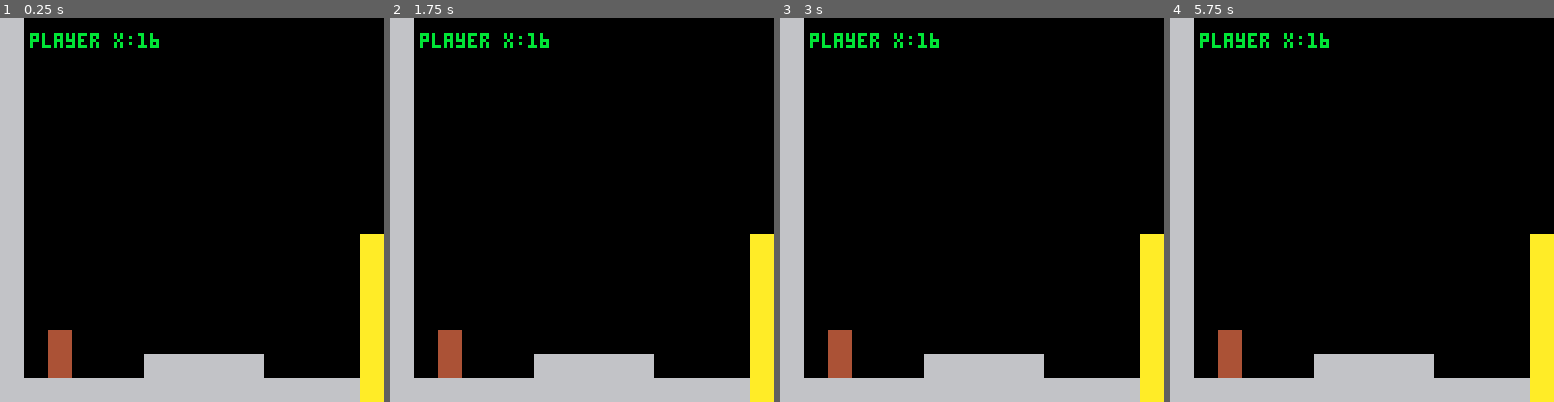
Above: before the commit, frames 1-4 (left to right).
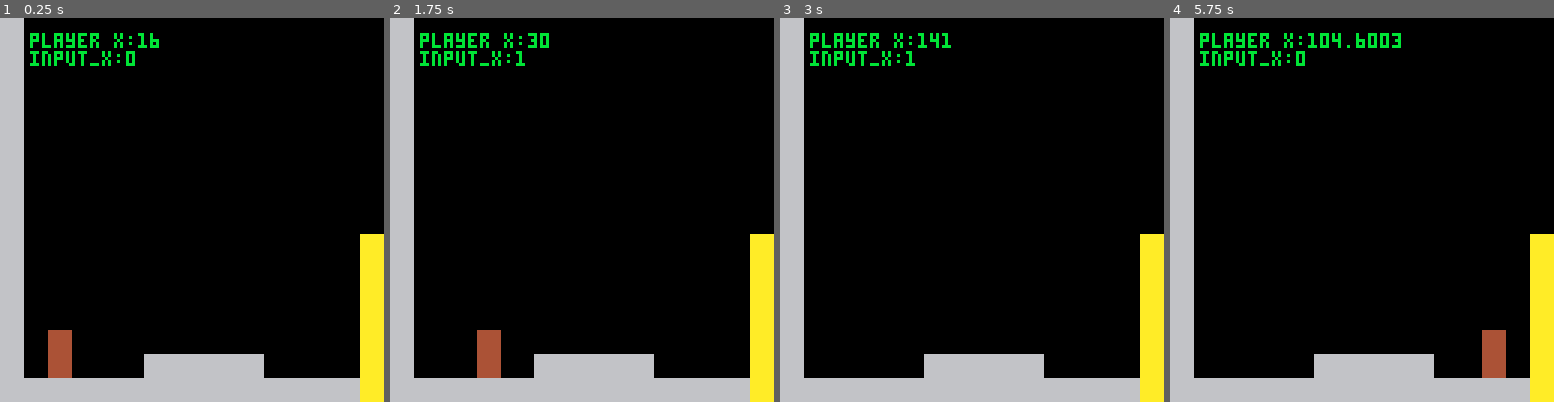
Above: after the commit, the same moments.

Repository: DiegoArmando/gbgj-08-22
Game: PICO-8 cartridge gbgj_8_22.p8
Same seed, same stepped clock (60 frames per second), same inputs: the game is played once before the commit and once after it.
Inputs:
- Up to frame 1 (0.25 s): no input
- Up to frame 2 (1.75 s): tap X (X key) at 0.33, 1.07 s; tap O (Z key) at 0.7, 1.7 s; hold Right from 1.6 s (still down)
- Up to frame 3 (3 s): tap X (X key) at 1.85, 2.97 s; release Right at 2.1 s; tap O (Z key) at 2.1, 2.5, 2.9 s; hold Up 2.15-2.42 s; hold Right from 2.47 s (still down)
- Up to frame 4 (5.75 s): release Right at 3.03 s; hold Left 3.08-3.58 s; tap O (Z key) every 0.4 s from 3.3 to 5.7 s; hold Down 3.63-3.97 s; hold Right 4.02-4.68 s; tap X (X key) at 4.08, 5.2 s; hold Up 4.73-5.03 s; hold Left 5.08-5.68 s; hold Down from 5.73 s (still down)

The runs differ from the first frame. In frame 1, 0.4% of the frame differs, in the area x 7-36%, y 8-13%; in frame 2, 2.0%; in frame 3, 1.3%; in frame 4, 2.4%, in the area x 7-88%, y 3-94%.

Commit message:
I fixed the movement

Diff:
--- a/gbgj_8_22.p8
+++ b/gbgj_8_22.p8
@@ -86,8 +86,9 @@
 
 end
 
-function _update()
+function _update60()
     -- running
+	update_input()
     local target, accel = 0, 0.2
     if abs(player.speed_x) > 2 and input_x == sgn(player.speed_x) then
         target,accel = 2, 0.1
@@ -110,6 +111,7 @@
     end
 
     print("player x:"..player.x, 10, 5, 11)
+	print("input_x:"..input_x, 10, 11, 11)
     sspr(0,32,8,16,player.x,player.y)
 end
 
